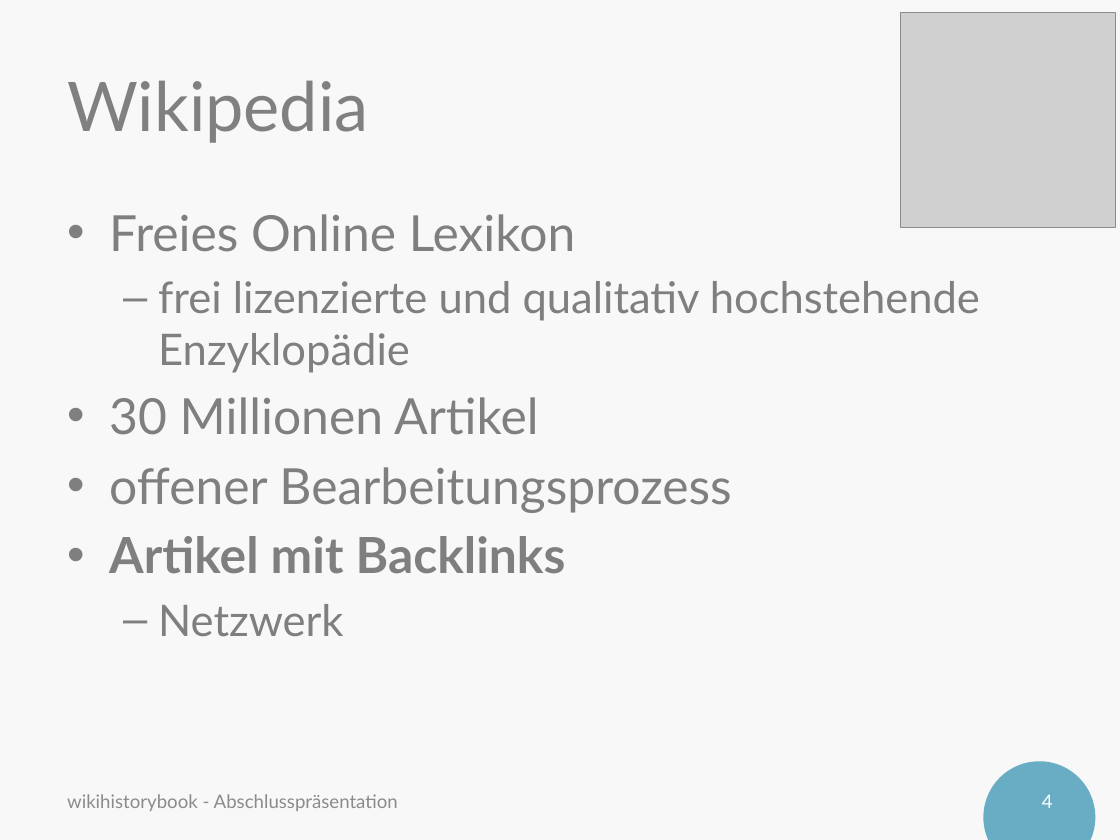
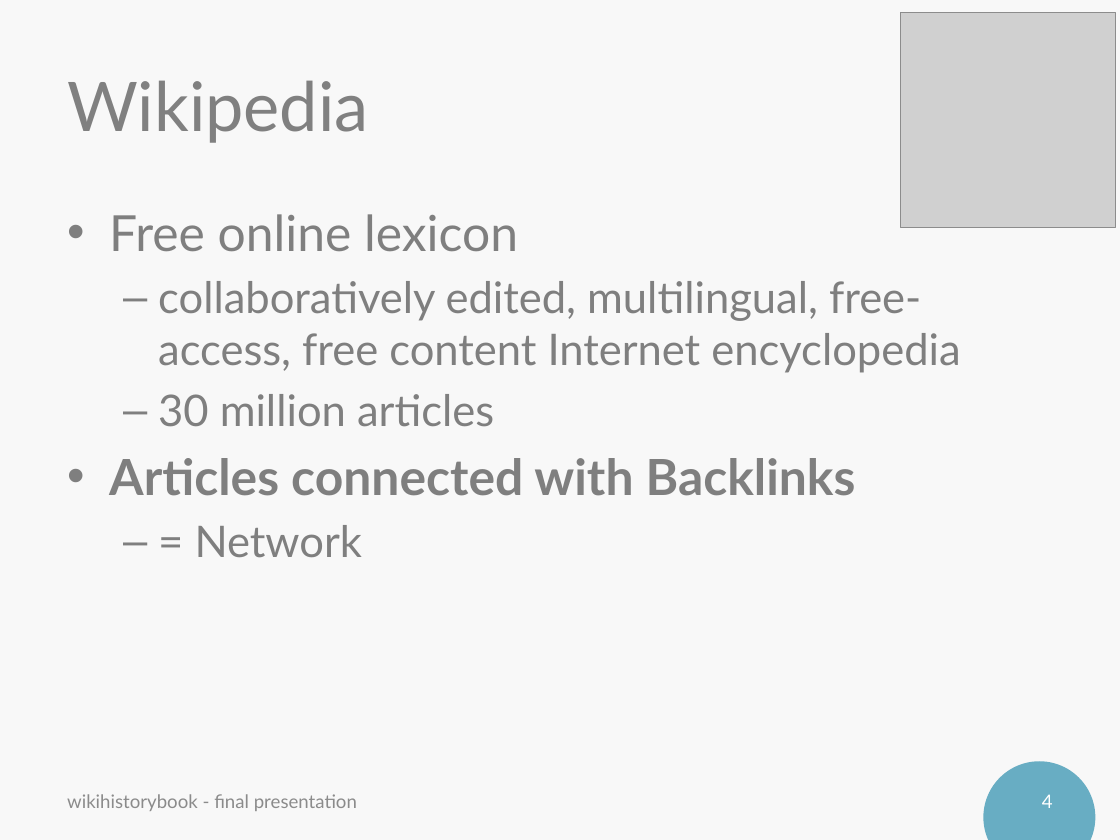
Before and after one commit to fluehmann/wikihistorybook, a slide deck: slide 4 of administration/Sprint presentations/Präsentation_Abschluss_wiki.pptx. Drawn at 1120x840 pixels with LibreOffice and Linux fonts; fonts in the diff are those of the drawing; grey boxes stand for pictures; background and template pictures are left out. Boxes give left, top, right and bottom in pixels: in the first picture for what was removed or moved away, otherwise in the second. Text is boxed around its words. In the diff, an @@ line names an element or a change of style, - is before the commit and + after.

```diff
--- a/administration/Sprint presentations/Präsentation_Abschluss_wiki.pptx
+++ b/administration/Sprint presentations/Präsentation_Abschluss_wiki.pptx
@@ text at (109,214,960,558): text changed; size 32 to 28 pt @@
-• Freies Online Lexikon
-  – frei lizenzierte und qualitativ hochstehende Enzyklopädie
-• 30 Millionen Artikel
-• offener Bearbeitungsprozess
-• Artikel mit Backlinks
-  – Netzwerk
+• Free online lexicon
+  – collaboratively edited, multilingual, free-access, free content Internet encyclopedia
+  – 30 million articles
+• Articles connected with Backlinks
+  – = Network
@@ text at (67,794,357,811): text changed @@
-wikihistorybook - Abschlusspräsentation
+wikihistorybook - final presentation
```
Also in this commit, not shown: 14 other slides changed.
